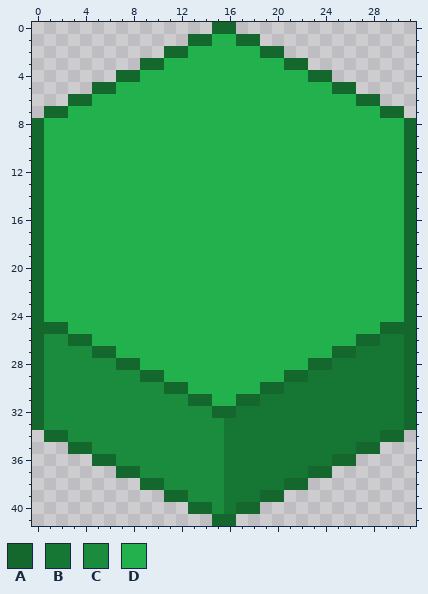
Pixel-art sprite, stored at images/px_green_tile.png. The picture above was drawn from the file before the commit.
The file is 32x42 pixels.
Palette (. is transparent): A #14672d  B #167633  C #1b8b3d  D #22b14c
Pixels before, first column x 0:
 0 ...............AA...............
 1 .............AADDAA.............
 2 ...........AADDDDDDAA...........
 3 .........AADDDDDDDDDDAA.........
 4 .......AADDDDDDDDDDDDDDAA.......
 5 .....AADDDDDDDDDDDDDDDDDDAA.....
 6 ...AADDDDDDDDDDDDDDDDDDDDDDAA...
 7 .AADDDDDDDDDDDDDDDDDDDDDDDDDDAA.
 8 ADDDDDDDDDDDDDDDDDDDDDDDDDDDDDDA
 9 ADDDDDDDDDDDDDDDDDDDDDDDDDDDDDDA
10 ADDDDDDDDDDDDDDDDDDDDDDDDDDDDDDA
11 ADDDDDDDDDDDDDDDDDDDDDDDDDDDDDDA
12 ADDDDDDDDDDDDDDDDDDDDDDDDDDDDDDA
13 ADDDDDDDDDDDDDDDDDDDDDDDDDDDDDDA
14 ADDDDDDDDDDDDDDDDDDDDDDDDDDDDDDA
15 ADDDDDDDDDDDDDDDDDDDDDDDDDDDDDDA
16 ADDDDDDDDDDDDDDDDDDDDDDDDDDDDDDA
17 ADDDDDDDDDDDDDDDDDDDDDDDDDDDDDDA
18 ADDDDDDDDDDDDDDDDDDDDDDDDDDDDDDA
19 ADDDDDDDDDDDDDDDDDDDDDDDDDDDDDDA
20 ADDDDDDDDDDDDDDDDDDDDDDDDDDDDDDA
21 ADDDDDDDDDDDDDDDDDDDDDDDDDDDDDDA
22 ADDDDDDDDDDDDDDDDDDDDDDDDDDDDDDA
23 ADDDDDDDDDDDDDDDDDDDDDDDDDDDDDDA
24 ADDDDDDDDDDDDDDDDDDDDDDDDDDDDDDA
25 AAADDDDDDDDDDDDDDDDDDDDDDDDDDAAA
26 ACCAADDDDDDDDDDDDDDDDDDDDDDAABBA
27 ACCCCAADDDDDDDDDDDDDDDDDDAABBBBA
28 ACCCCCCAADDDDDDDDDDDDDDAABBBBBBA
29 ACCCCCCCCAADDDDDDDDDDAABBBBBBBBA
30 ACCCCCCCCCCAADDDDDDAABBBBBBBBBBA
31 ACCCCCCCCCCCCAADDAABBBBBBBBBBBBA
32 ACCCCCCCCCCCCCCAABBBBBBBBBBBBBBA
33 ACCCCCCCCCCCCCCCBBBBBBBBBBBBBBBA
34 .AACCCCCCCCCCCCCBBBBBBBBBBBBBAA.
35 ...AACCCCCCCCCCCBBBBBBBBBBBAA...
36 .....AACCCCCCCCCBBBBBBBBBAA.....
37 .......AACCCCCCCBBBBBBBAA.......
38 .........AACCCCCBBBBBAA.........
39 ...........AACCCBBBAA...........
40 .............AACBAA.............
41 ...............AA...............
Now the later version:
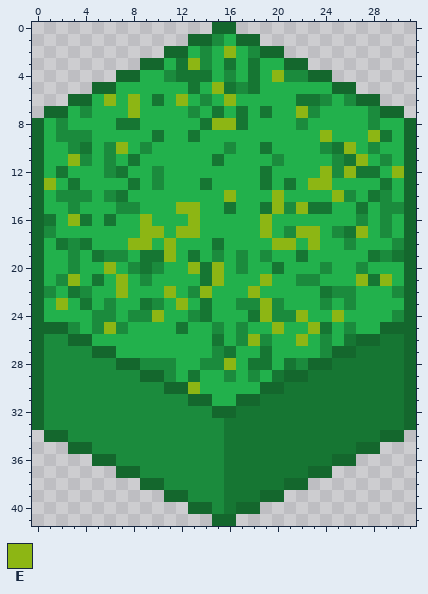
Colours new in this view: E #8db614
The commit says: Give grass some texture
From old to new:
Changed rows in their new state; - is an unchanged pixel.
first column x 1:
 1 --------------C---------------
 2 -------------C-E-C------------
 3 -----------BEC-B-B------------
 4 ----------CBBB-C-B-ECC--------
 5 ------------B-EBCB------------
 6 -----E-E-B-E-C-E-----BBC-C----
 7 ---C---E----C-B-B-B--EC----C--
 8 -C----BB-----BEEB----C-----C--
 9 -CCC-----B--B----------E---EB-
10 --CB-CE-C------C--B----CBE-C--
11 --EC-C-B------B----C----CBE-C-
12 -B---CB--C--------B----ECEBB-E
13 E-B----B-C---B----B-B-EE----B-
14 -CCC-CB--------E---E----EC-BC-
15 --C---CC---EE--B--BECEBB--B-CC
16 B-EB-B--E---E-----E-------C-C-
17 C-------EE-EE-----E-CEE-CBE-C-
18 -BCB---EE-E---B----EE-E--C---C
19 --C-BCC-BBE-B-C-C-C--B-----BCB
20 --C--E-CBC--EBE-C--B---C--C---
21 -CE-B-E-C----BE---E--CC---EBE-
22 C-BC--E---E-CE---E-----BCC---C
23 -E-B-C--BC-E-B--CCEC---C-C----
24 ----CC-CCE--CB---BECCE--E----C
25 --C-CEC----B--C-C--E--EB-C----
26 --------------B-CEC--E-C-B----
27 --------------CB--B----C------
28 --------CCC--CCE-BB-BC--------
29 ----------C-B--C-C-B----------
30 ------------E-----------------
